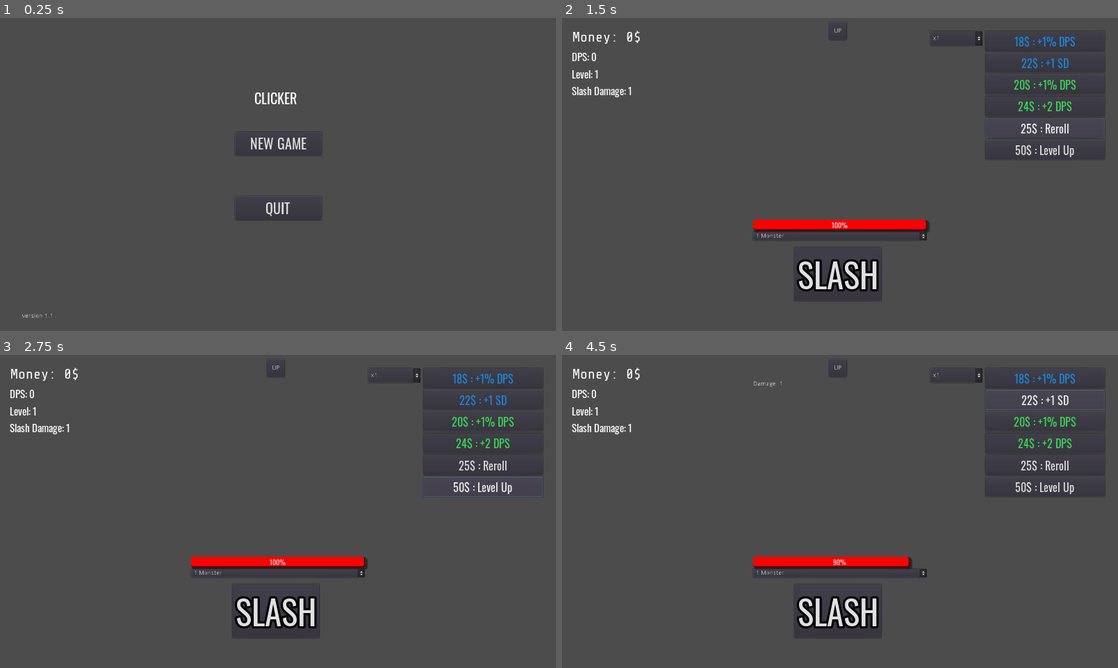
Above: before the commit, frames 1-4 (two rows, left to right).
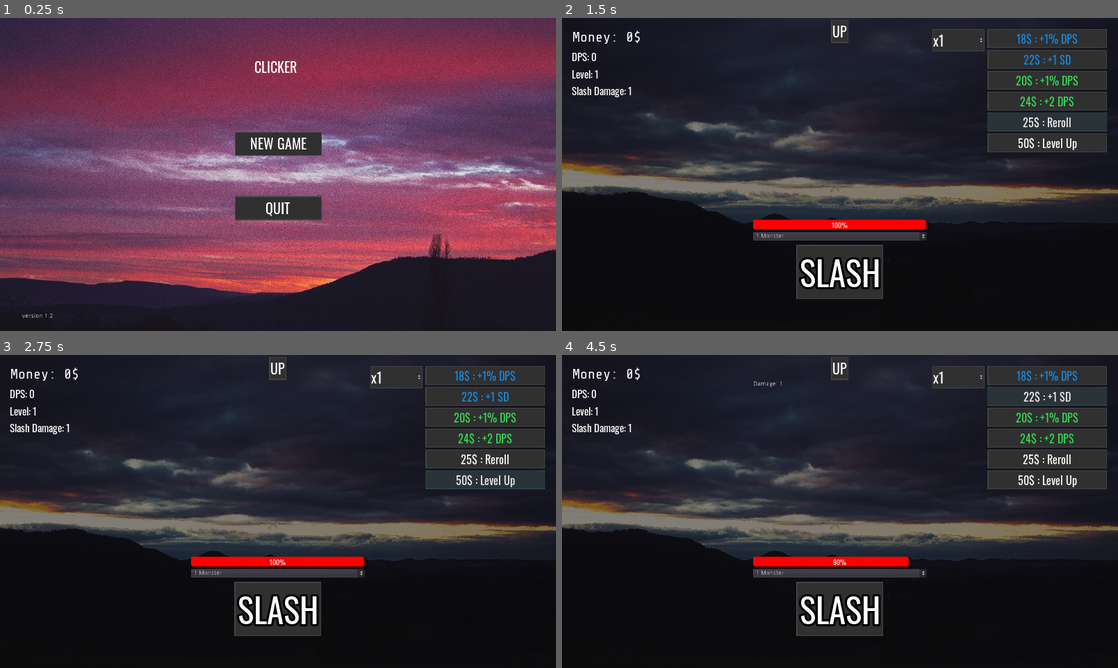
Above: after the commit, the same moments.

Repository: Seliaste/BadClickerProject
Game: Godot game, scene res://mainMenu/mainMenu.tscn
Same seed, same stepped clock (60 frames per second), same inputs: the game is played once before the commit and once after it.
Inputs:
- Up to frame 1 (0.25 s): no input
- Up to frame 2 (1.5 s): click "NEW GAME" at 0.5 s; click "25$ : Reroll" at 1.25 s
- Up to frame 3 (2.75 s): click "50$ : Level Up" at 2 s
- Up to frame 4 (4.5 s): click "SLASH" at 2.75 s; click "18$ : +1% DPS" at 3.5 s; click "22$ : +1 SD" at 4.25 s

The runs differ from the first frame. In frame 1, 93% of the frame differs, in the area x 0-100%, y 0-100%; in frame 2, 87%; in frame 3, 87%; in frame 4, 87%.

Commit message:
1.2

Diff:
--- a/Monster.gd
+++ b/Monster.gd
@@ -20,7 +20,6 @@
 	maxlife = ceil(10 * rng.randf_range(0.9,1.1) * (pow(player.level,2)) * currmonsterNum)
 	life = maxlife
 	refreshLife()
-	print(currmonsterNum)
 
 func damage(damageAmount: float, showdmg = false):
 	if damageAmount > 0 and isSpawned == true:
--- a/SkillTree.gd
+++ b/SkillTree.gd
@@ -3,15 +3,37 @@
 
 # Declare member variables here. Examples:
 onready var player = get_node("/root/Node2D/Player")
-# var b = "text"
+onready var label = $SkillTreeLabel
+var stlevel = 1
 
 
 # Called when the node enters the scene tree for the first time.
 func _ready():
+	print(player.skills)
+	yield(get_tree().create_timer(0.01), "timeout") # Wait to allow skills to have been loaded first
+	print(player.skills)
+	stlevel = len(player.skills) + 1
+	label.text = "SKILL TREE : Upgrades for "+str(500*stlevel)+"$"
 	for i in range(0,7):
 		var temp = get_node("Row"+str(i))
+		var validRow = true
 		for btn in temp.get_children():
-			btn.connect("pressed", self, "_upgradefnc", [btn,btn.name.left(3)])
+			print(btn.name)
+			if player.skills.has(btn.name):
+				validRow = false
+				btn.disabled = true
+				print("UI")
+		if validRow == true:
+			for btn in temp.get_children():
+				btn.connect("pressed", self, "_upgradefnc", [btn,btn.name.left(3)])
+				if i != 0:
+					btn.visible=false
+		else:
+			for btn in temp.get_children():
+				print(btn)
+				if btn.disabled != true:
+					btn.visible=false
+
 
 
 # Called every frame. 'delta' is the elapsed time since the previous frame.
@@ -19,12 +41,18 @@
 #	pass
 
 func _upgradefnc(button, type):
-	if player.money >= 500:
-		player.money-=500
+	if player.money >= 500*stlevel:
+		player.money-=500*stlevel
 		for btn in button.get_parent().get_children():
 			btn.visible=false
 		button.visible=true
 		button.disabled=true
+		stlevel+=1
+		label.text = "SKILL TREE : Upgrades for "+str(500*stlevel)+"$"
+		if stlevel != 7:
+			var temp = get_node("Row"+str(stlevel-1))
+			for btn in temp.get_children():
+				btn.visible=true
 		match type:
 			"DPS":
 				player.rawcps+=100
@@ -36,3 +64,4 @@
 				player.multimp*=2
 			"PWR":
 				player.currpowr+=2
+		player.skills.append(button.name)
--- a/gameScene.gd
+++ b/gameScene.gd
@@ -25,7 +25,7 @@
 
 	var camera = get_node("Player/Camera2D")
 	camera.current=true
-	camera.set_position(Vector2(0	,0))
+	camera.set_position(Vector2(640	,360))
 	save_game.close()
 
 
--- a/gameScene.tscn
+++ b/gameScene.tscn
@@ -11,6 +11,10 @@
 [ext_resource path="res://player/buttonManagementScript.gd" type="Script" id=9]
 [ext_resource path="res://mainMenu/styleLifeBar.tres" type="StyleBox" id=10]
 [ext_resource path="res://SkillTree.gd" type="Script" id=11]
+[ext_resource path="res://image/IMG_0338.jpg" type="Texture" id=12]
+[ext_resource path="res://image/IMG_0308.jpg" type="Texture" id=13]
+[ext_resource path="res://image/IMG_0326.jpg" type="Texture" id=14]
+[ext_resource path="res://theme.tres" type="Theme" id=15]
 
 [sub_resource type="DynamicFont" id=1]
 size = 27
@@ -63,11 +67,22 @@
 }
 
 [node name="UpgradesPanel" type="Control" parent="."]
-margin_left = -644.545
-margin_top = -1079.91
-margin_right = 635.455
-margin_bottom = -359.91
-mouse_filter = 1
+margin_left = -640.0
+margin_top = -1080.0
+margin_right = 640.0
+margin_bottom = -360.0
+mouse_filter = 1
+theme = ExtResource( 15 )
+__meta__ = {
+"_edit_use_anchors_": false
+}
+
+[node name="TextureRect" type="TextureRect" parent="UpgradesPanel"]
+margin_right = 1280.0
+margin_bottom = 720.0
+theme = ExtResource( 15 )
+texture = ExtResource( 12 )
+expand = true
 __meta__ = {
 "_edit_use_anchors_": false
 }
@@ -79,25 +94,28 @@
 margin_top = 66.9897
 margin_right = -82.061
 margin_bottom = 266.99
+theme = ExtResource( 15 )
 alignment = 1
 __meta__ = {
 "_edit_use_anchors_": false
 }
 
 [node name="AscendLabel" type="Label" parent="UpgradesPanel/AscendContainer"]
-margin_top = 54.0
+margin_top = 55.0
 margin_right = 342.0
-margin_bottom = 95.0
+margin_bottom = 96.0
 hint_tooltip = "Ascention gives power which multiplies your DPS and your Slash Damage"
 mouse_filter = 1
+theme = ExtResource( 15 )
 custom_fonts/font = SubResource( 1 )
 text = "ASCENTION"
 align = 1
 
 [node name="AscendButton" type="Button" parent="UpgradesPanel/AscendContainer"]
-margin_top = 99.0
+margin_top = 100.0
 margin_right = 342.0
-margin_bottom = 146.0
+margin_bottom = 145.0
+theme = ExtResource( 15 )
 custom_fonts/font = SubResource( 2 )
 text = "Ascend : +# Power"
 
@@ -108,6 +126,7 @@
 margin_top = -424.554
 margin_right = 829.288
 margin_bottom = -349.554
+theme = ExtResource( 15 )
 dialog_text = "Are you sure you want to ascend? This will reset everything and permanently boost your stats"
 dialog_autowrap = true
 __meta__ = {
@@ -117,6 +136,7 @@
 [node name="SkillTreeContainer" type="VBoxContainer" parent="UpgradesPanel"]
 margin_right = 644.0
 margin_bottom = 718.0
+theme = ExtResource( 15 )
 alignment = 1
 script = ExtResource( 11 )
 __meta__ = {
@@ -124,181 +144,198 @@
 }
 
 [node name="SkillTreeLabel" type="Label" parent="UpgradesPanel/SkillTreeContainer"]
-margin_top = 254.0
-margin_right = 644.0
-margin_bottom = 295.0
+margin_top = 139.0
+margin_right = 644.0
+margin_bottom = 180.0
 mouse_filter = 1
 mouse_default_cursor_shape = 3
+theme = ExtResource( 15 )
 custom_fonts/font = SubResource( 2 )
 text = "SKILL TREE : Upgrades for 500$"
 align = 1
 
 [node name="Row0" type="HBoxContainer" parent="UpgradesPanel/SkillTreeContainer"]
-margin_top = 299.0
-margin_right = 644.0
-margin_bottom = 319.0
-alignment = 1
-
-[node name="Label" type="Label" parent="UpgradesPanel/SkillTreeContainer/Row0"]
-margin_left = 276.0
-margin_top = 3.0
-margin_right = 276.0
-margin_bottom = 17.0
+margin_top = 184.0
+margin_right = 644.0
+margin_bottom = 237.0
+theme = ExtResource( 15 )
+alignment = 1
 
 [node name="HITR0B0" type="Button" parent="UpgradesPanel/SkillTreeContainer/Row0"]
-margin_left = 280.0
-margin_right = 319.0
-margin_bottom = 20.0
+margin_left = 262.0
+margin_right = 314.0
+margin_bottom = 53.0
 hint_tooltip = "Adds 1000 to Slash damage"
 mouse_filter = 1
+theme = ExtResource( 15 )
 text = "+Hit"
 
 [node name="DPSR0B1" type="Button" parent="UpgradesPanel/SkillTreeContainer/Row0"]
-margin_left = 323.0
-margin_right = 368.0
-margin_bottom = 20.0
+margin_left = 318.0
+margin_right = 382.0
+margin_bottom = 53.0
 hint_tooltip = "Adds 100 to DPS"
 mouse_filter = 1
+theme = ExtResource( 15 )
 text = "+DPS"
 
 [node name="Row1" type="HBoxContainer" parent="UpgradesPanel/SkillTreeContainer"]
-margin_top = 323.0
-margin_right = 644.0
-margin_bottom = 343.0
+margin_top = 241.0
+margin_right = 644.0
+margin_bottom = 294.0
+theme = ExtResource( 15 )
 alignment = 1
 
 [node name="RWDR1B0" type="Button" parent="UpgradesPanel/SkillTreeContainer/Row1"]
-margin_left = 289.0
-margin_right = 355.0
-margin_bottom = 20.0
+margin_left = 270.0
+margin_right = 374.0
+margin_bottom = 53.0
 hint_tooltip = "Multiplies all money you get by 2"
 mouse_filter = 1
+theme = ExtResource( 15 )
 text = "+Reward"
 
 [node name="Row2" type="HBoxContainer" parent="UpgradesPanel/SkillTreeContainer"]
-margin_top = 347.0
-margin_right = 644.0
-margin_bottom = 367.0
+margin_top = 298.0
+margin_right = 644.0
+margin_bottom = 351.0
+theme = ExtResource( 15 )
 alignment = 1
 
 [node name="HITR2B0" type="Button" parent="UpgradesPanel/SkillTreeContainer/Row2"]
-margin_left = 243.0
-margin_right = 282.0
-margin_bottom = 20.0
+margin_left = 208.0
+margin_right = 260.0
+margin_bottom = 53.0
 hint_tooltip = "Adds 1000 to Slash damage"
 mouse_filter = 1
+theme = ExtResource( 15 )
 text = "+Hit"
 
 [node name="DPSR2B1" type="Button" parent="UpgradesPanel/SkillTreeContainer/Row2"]
-margin_left = 286.0
-margin_right = 331.0
-margin_bottom = 20.0
+margin_left = 264.0
+margin_right = 328.0
+margin_bottom = 53.0
 hint_tooltip = "Adds 100 to DPS"
 mouse_filter = 1
+theme = ExtResource( 15 )
 text = "+DPS"
 
 [node name="RWDR2B2" type="Button" parent="UpgradesPanel/SkillTreeContainer/Row2"]
-margin_left = 335.0
-margin_right = 401.0
-margin_bottom = 20.0
+margin_left = 332.0
+margin_right = 436.0
+margin_bottom = 53.0
 hint_tooltip = "Multiplies all money you get by 2"
 mouse_filter = 1
+theme = ExtResource( 15 )
 text = "+Reward"
 
 [node name="Row3" type="HBoxContainer" parent="UpgradesPanel/SkillTreeContainer"]
-margin_top = 371.0
-margin_right = 644.0
-margin_bottom = 391.0
+margin_top = 355.0
+margin_right = 644.0
+margin_bottom = 408.0
+theme = ExtResource( 15 )
 alignment = 1
 
 [node name="DPSR3B0" type="Button" parent="UpgradesPanel/SkillTreeContainer/Row3"]
-margin_left = 256.0
-margin_right = 301.0
-margin_bottom = 20.0
+margin_left = 224.0
+margin_right = 288.0
+margin_bottom = 53.0
 hint_tooltip = "Adds 100 to DPS"
 mouse_filter = 1
+theme = ExtResource( 15 )
 text = "+DPS"
 
 [node name="MTPR3B1" type="Button" parent="UpgradesPanel/SkillTreeContainer/Row3"]
-margin_left = 305.0
-margin_right = 387.0
-margin_bottom = 20.0
+margin_left = 292.0
+margin_right = 419.0
+margin_bottom = 53.0
 hint_tooltip = "Multiplies DPS by 2 (including modifiers)"
 mouse_filter = 1
+theme = ExtResource( 15 )
 text = "+Multiplier"
 
 [node name="Row4" type="HBoxContainer" parent="UpgradesPanel/SkillTreeContainer"]
-margin_top = 395.0
-margin_right = 644.0
-margin_bottom = 415.0
+margin_top = 412.0
+margin_right = 644.0
+margin_bottom = 465.0
+theme = ExtResource( 15 )
 alignment = 1
 
 [node name="DPSR4B0" type="Button" parent="UpgradesPanel/SkillTreeContainer/Row4"]
-margin_left = 225.0
-margin_right = 270.0
-margin_bottom = 20.0
+margin_left = 180.0
+margin_right = 240.0
+margin_bottom = 53.0
 hint_tooltip = "Adds 100 to DPS"
 mouse_filter = 1
+theme = ExtResource( 15 )
 text = "+Dps"
 
 [node name="PWRR4B1" type="Button" parent="UpgradesPanel/SkillTreeContainer/Row4"]
-margin_left = 274.0
-margin_right = 333.0
-margin_bottom = 20.0
+margin_left = 244.0
+margin_right = 332.0
+margin_bottom = 53.0
 hint_tooltip = "INSTANTLY adds 2 to power"
 mouse_filter = 1
+theme = ExtResource( 15 )
 text = "+Power"
 
 [node name="MTPR4B2" type="Button" parent="UpgradesPanel/SkillTreeContainer/Row4"]
-margin_left = 337.0
-margin_right = 419.0
-margin_bottom = 20.0
+margin_left = 336.0
+margin_right = 463.0
+margin_bottom = 53.0
 hint_tooltip = "Multiplies DPS by 2 (including modifiers)"
 mouse_filter = 1
+theme = ExtResource( 15 )
 text = "+Multiplier"
 
 [node name="Row5" type="HBoxContainer" parent="UpgradesPanel/SkillTreeContainer"]
-margin_top = 419.0
-margin_right = 644.0
-margin_bottom = 439.0
+margin_top = 469.0
+margin_right = 644.0
+margin_bottom = 522.0
+theme = ExtResource( 15 )
 alignment = 1
 
 [node name="DPSR5B0" type="Button" parent="UpgradesPanel/SkillTreeContainer/Row5"]
-margin_left = 225.0
-margin_right = 270.0
-margin_bottom = 20.0
+margin_left = 180.0
+margin_right = 240.0
+margin_bottom = 53.0
 hint_tooltip = "Adds 100 to DPS"
 mouse_filter = 1
+theme = ExtResource( 15 )
 text = "+Dps"
 
 [node name="PWRR5B1" type="Button" parent="UpgradesPanel/SkillTreeContainer/Row5"]
-margin_left = 274.0
-margin_right = 333.0
-margin_bottom = 20.0
+margin_left = 244.0
+margin_right = 332.0
+margin_bottom = 53.0
 hint_tooltip = "INSTANTLY adds 2 to power"
 mouse_filter = 1
+theme = ExtResource( 15 )
 text = "+Power"
 
 [node name="MTPR5B2" type="Button" parent="UpgradesPanel/SkillTreeContainer/Row5"]
-margin_left = 337.0
-margin_right = 419.0
-margin_bottom = 20.0
+margin_left = 336.0
+margin_right = 463.0
+margin_bottom = 53.0
 hint_tooltip = "Multiplies DPS by 2 (including modifiers)"
 mouse_filter = 1
+theme = ExtResource( 15 )
 text = "+Multiplier"
 
 [node name="Row6" type="HBoxContainer" parent="UpgradesPanel/SkillTreeContainer"]
-margin_top = 443.0
-margin_right = 644.0
-margin_bottom = 463.0
+margin_top = 526.0
+margin_right = 644.0
+margin_bottom = 579.0
+theme = ExtResource( 15 )
 alignment = 1
 
 [node name="PWRR6B0" type="Button" parent="UpgradesPanel/SkillTreeContainer/Row6"]
-margin_left = 292.0
-margin_right = 351.0
-margin_bottom = 20.0
+margin_left = 278.0
+margin_right = 366.0
+margin_bottom = 53.0
 hint_tooltip = "INSTANTLY adds 2 to power"
 mouse_filter = 1
+theme = ExtResource( 15 )
 text = "+Power"
 
 [node name="Down" type="Button" parent="UpgradesPanel"]
@@ -311,17 +348,30 @@
 margin_right = 22.8762
 margin_bottom = -8.25897
 mouse_filter = 1
+theme = ExtResource( 15 )
 text = "DWN"
 __meta__ = {
 "_edit_use_anchors_": false
 }
 
 [node name="mainPanel" type="Control" parent="."]
-margin_left = -645.455
-margin_top = -354.748
-margin_right = 634.545
-margin_bottom = 365.252
-mouse_filter = 1
+margin_left = -640.0
+margin_top = -360.0
+margin_right = 640.0
+margin_bottom = 360.0
+mouse_filter = 1
+theme = ExtResource( 15 )
+__meta__ = {
+"_edit_use_anchors_": false
+}
+
+[node name="TextureRect" type="TextureRect" parent="mainPanel"]
+modulate = Color( 0.505882, 0.505882, 0.505882, 1 )
+margin_right = 1280.0
+margin_bottom = 720.0
+theme = ExtResource( 15 )
+texture = ExtResource( 13 )
+expand = true
 __meta__ = {
 "_edit_use_anchors_": false
 }
@@ -336,6 +386,7 @@
 margin_right = 100.0
 margin_bottom = -74.1123
 mouse_filter = 1
+theme = ExtResource( 15 )
 custom_fonts/font = SubResource( 3 )
 text = "SLASH"
 __meta__ = {
@@ -350,6 +401,7 @@
 margin_top = 25.0
 margin_right = -25.0
 margin_bottom = -25.0
+theme = ExtResource( 15 )
 script = ExtResource( 9 )
 __meta__ = {
 "_edit_use_anchors_": false
@@ -357,9 +409,10 @@
 
 [node name="BuyButton1" type="Button" parent="mainPanel/buyContainer"]
 margin_right = 275.0
-margin_bottom = 47.0
+margin_bottom = 45.0
 mouse_filter = 1
 mouse_default_cursor_shape = 2
+theme = ExtResource( 15 )
 custom_fonts/font = SubResource( 2 )
 text = "button1"
 __meta__ = {
@@ -367,47 +420,52 @@
 }
 
 [node name="BuyButton2" type="Button" parent="mainPanel/buyContainer"]
-margin_top = 51.0
+margin_top = 49.0
 margin_right = 275.0
-margin_bottom = 98.0
+margin_bottom = 94.0
 mouse_filter = 1
 mouse_default_cursor_shape = 2
+theme = ExtResource( 15 )
 custom_fonts/font = SubResource( 2 )
 text = "button2"
 
 [node name="BuyButton3" type="Button" parent="mainPanel/buyContainer"]
-margin_top = 102.0
+margin_top = 98.0
 margin_right = 275.0
-margin_bottom = 149.0
+margin_bottom = 143.0
 mouse_filter = 1
 mouse_default_cursor_shape = 2
+theme = ExtResource( 15 )
 custom_fonts/font = SubResource( 2 )
 text = "button3"
 
 [node name="BuyButton4" type="Button" parent="mainPanel/buyContainer"]
-margin_top = 153.0
+margin_top = 147.0
 margin_right = 275.0
-margin_bottom = 200.0
+margin_bottom = 192.0
 mouse_filter = 1
 mouse_default_cursor_shape = 2
+theme = ExtResource( 15 )
 custom_fonts/font = SubResource( 2 )
 text = "button4"
 
 [node name="Reroll" type="Button" parent="mainPanel/buyContainer"]
-margin_top = 204.0
+margin_top = 196.0
 margin_right = 275.0
-margin_bottom = 251.0
+margin_bottom = 241.0
 mouse_filter = 1
 mouse_default_cursor_shape = 2
+theme = ExtResource( 15 )
 custom_fonts/font = SubResource( 2 )
 text = "25$ : Reroll"
 
 [node name="LevelUp" type="Button" parent="mainPanel/buyContainer"]
-margin_top = 255.0
+margin_top = 245.0
 margin_right = 275.0
-margin_bottom = 302.0
+margin_bottom = 290.0
 mouse_filter = 1
 mouse_default_cursor_shape = 2
+theme = ExtResource( 15 )
 custom_fonts/font = SubResource( 2 )
 text = "50$ : Level Up"
 __meta__ = {
@@ -424,6 +482,7 @@
 hint_tooltip = "The multiplier selector"
 mouse_filter = 1
 mouse_default_cursor_shape = 2
+theme = ExtResource( 15 )
 text = "x1"
 items = [ "x1", null, false, 1, null, "x5", null, false, 5, null, "x25", null, false, 25, null, "x100", null, false, 100, null ]
 selected = 0
@@ -444,6 +503,7 @@
 margin_right = 19.6465
 margin_bottom = 44.9498
 mouse_filter = 1
+theme = ExtResource( 15 )
 text = "UP"
 __meta__ = {
 "_edit_use_anchors_": false
@@ -455,7 +515,18 @@
 margin_right = 1920.0
 margin_bottom = 363.364
 mouse_filter = 1
+theme = ExtResource( 15 )
 script = ExtResource( 7 )
+__meta__ = {
+"_edit_use_anchors_": false
+}
+
+[node name="TextureRect" type="TextureRect" parent="SavePannel"]
+margin_right = 1280.0
+margin_bottom = 720.0
+theme = ExtResource( 15 )
+texture = ExtResource( 14 )
+expand = true
 __meta__ = {
 "_edit_use_anchors_": false
 }
@@ -469,6 +540,7 @@
 margin_top = -160.0
 margin_right = 100.0
 margin_bottom = -60.0
+theme = ExtResource( 15 )
 custom_fonts/font = ExtResource( 1 )
 text = "Exit"
 __meta__ = {
@@ -484,6 +556,7 @@
 margin_top = -50.0
 margin_right = 100.0
 margin_bottom = 50.0
+theme = ExtResource( 15 )
 custom_fonts/font = ExtResource( 1 )
 text = "Save"
 __meta__ = {
@@ -499,6 +572,7 @@
 margin_top = 60.0
 margin_right = 100.0
 margin_bottom = 160.0
+theme = ExtResource( 15 )
 custom_fonts/font = ExtResource( 1 )
 text = "Return"
 __meta__ = {
--- a/mainMenu/mainMenu.tscn
+++ b/mainMenu/mainMenu.tscn
@@ -1,8 +1,10 @@
-[gd_scene load_steps=4 format=2]
+[gd_scene load_steps=6 format=2]
 
 [ext_resource path="res://mainMenu/mainMenuScript.gd" type="Script" id=1]
 [ext_resource path="res://font/labelFont.tres" type="DynamicFont" id=2]
 [ext_resource path="res://music/wormhole.ogg" type="AudioStream" id=3]
+[ext_resource path="res://image/IMG_0298.jpg" type="Texture" id=4]
+[ext_resource path="res://theme.tres" type="Theme" id=5]
 
 [node name="Node2D" type="Node2D"]
 script = ExtResource( 1 )
@@ -11,10 +13,22 @@
 current = true
 
 [node name="menuAnchor" type="Control" parent="."]
-margin_left = -505.0
-margin_top = -300.0
-margin_right = 505.0
-margin_bottom = 300.0
+margin_left = -640.0
+margin_top = -360.0
+margin_right = 640.0
+margin_bottom = 360.0
+rect_pivot_offset = Vector2( -215.246, 0 )
+theme = ExtResource( 5 )
+__meta__ = {
+"_edit_use_anchors_": false
+}
+
+[node name="TextureRect" type="TextureRect" parent="menuAnchor"]
+margin_right = 1280.0
+margin_bottom = 720.0
+theme = ExtResource( 5 )
+texture = ExtResource( 4 )
+expand = true
 __meta__ = {
 "_edit_use_anchors_": false
 }
@@ -29,6 +43,7 @@
 margin_right = 60.98
 margin_bottom = 216.4
 size_flags_horizontal = 3
+theme = ExtResource( 5 )
 custom_fonts/font = ExtResource( 2 )
 text = "CLICKER"
 __meta__ = {
@@ -44,6 +59,7 @@
 margin_top = -25.0
 margin_right = 102.245
 margin_bottom = 30.0
+theme = ExtResource( 5 )
 custom_fonts/font = ExtResource( 2 )
 text = "CONTINUE"
 script = ExtResource( 1 )
@@ -60,6 +76,7 @@
 margin_top = -97.96
 margin_right = 101.122
 margin_bottom = -42.96
+theme = ExtResource( 5 )
 custom_fonts/font = ExtResource( 2 )
 text = "NEW GAME"
 script = ExtResource( 1 )
@@ -76,6 +93,7 @@
 margin_top = 50.0
 margin_right = 101.189
 margin_bottom = 105.0
+theme = ExtResource( 5 )
 custom_fonts/font = ExtResource( 2 )
 text = "QUIT"
 script = ExtResource( 1 )
@@ -94,7 +112,7 @@
 margin_top = 319.388
 margin_right = -501.224
 margin_bottom = 336.388
-text = "version 1.1"
+text = "version 1.2"
 __meta__ = {
 "_edit_use_anchors_": false
 }
--- a/mainMenu/mainMenuScript.gd
+++ b/mainMenu/mainMenuScript.gd
@@ -32,7 +32,6 @@
 
 
 func _on_Button_ready():
-	print(get_tree().get_root())
 	if not File.new().file_exists("user://savegame.save"):
 		var buttonToHide = get_tree().get_root().get_node("Node2D/menuAnchor/Button")
 		buttonToHide.set_visible(false)
--- a/player/Player.gd
+++ b/player/Player.gd
@@ -15,6 +15,7 @@
 var newpowr = 1
 var currpowr = 1
 var killed = 0
+var skills = []
 const MAX_DIGITS: int = 10
 var newLevelCost: int = 50
 onready var tooltip = get_node("/root/Node2D/CanvasLayer/Tooltip")
@@ -32,7 +33,8 @@
 		"cpsMultiplier" : cpsMultiplier,
 		"level" : level,
 		"timePlayed" : timePlayed,
-		"newLevelCost" : newLevelCost
+		"newLevelCost" : newLevelCost,
+		"skills" : skills
 	}
 	return save_dict
 
--- a/player/buttonManagementScript.gd
+++ b/player/buttonManagementScript.gd
@@ -44,4 +44,3 @@
 		var node = get_node("/root/Node2D/mainPanel/buyContainer/BuyButton"+str(i+1))
 		node.set_text(str(cost)+"$ : +"+str(val)+str(messages[type]))
 		node.add_color_override("font_color", rarityColors[rarity])
-		print(rarityColors[rarity])
--- a/project.godot
+++ b/project.godot
@@ -10,7 +10,6 @@
 
 _global_script_classes=[  ]
 _global_script_class_icons={
-
 }
 
 [application]
--- /dev/null
+++ b/theme.tres
@@ -0,0 +1,34 @@
+[gd_resource type="Theme" load_steps=6 format=2]
+
+[ext_resource path="res://font/labelFont.tres" type="DynamicFont" id=1]
+
+[sub_resource type="StyleBoxFlat" id=1]
+bg_color = Color( 0.196078, 0.196078, 0.196078, 1 )
+
+[sub_resource type="StyleBoxFlat" id=2]
+bg_color = Color( 0.164706, 0.2, 0.219608, 1 )
+
+[sub_resource type="StyleBoxFlat" id=3]
+bg_color = Color( 0.188235, 0.188235, 0.188235, 1 )
+border_width_left = 2
+border_width_top = 2
+border_width_right = 2
+border_width_bottom = 2
+border_color = Color( 0.262745, 0.262745, 0.262745, 1 )
+
+[sub_resource type="StyleBoxFlat" id=4]
+bg_color = Color( 0.298039, 0.368627, 0.4, 1 )
+
+[resource]
+default_font = ExtResource( 1 )
+Button/colors/font_color = Color( 1, 1, 1, 1 )
+Button/colors/font_color_disabled = Color( 0.9, 0.9, 0.9, 0.2 )
+Button/colors/font_color_hover = Color( 0.94, 0.94, 0.94, 1 )
+Button/colors/font_color_pressed = Color( 1, 1, 1, 1 )
+Button/constants/hseparation = 2
+Button/fonts/font = null
+Button/styles/disabled = SubResource( 1 )
+Button/styles/focus = null
+Button/styles/hover = SubResource( 2 )
+Button/styles/normal = SubResource( 3 )
+Button/styles/pressed = SubResource( 4 )
Not shown: 1 places in gameScene.tscn that only renumber resources
Binary file added: image/IMG_0298.jpg
Not shown, added: image/IMG_0298.jpg.import
Binary file added: image/IMG_0308.jpg
Not shown, added: image/IMG_0308.jpg.import
Binary file added: image/IMG_0326.jpg
Not shown, added: image/IMG_0326.jpg.import
Binary file added: image/IMG_0338.jpg
Not shown, added: image/IMG_0338.jpg.import
